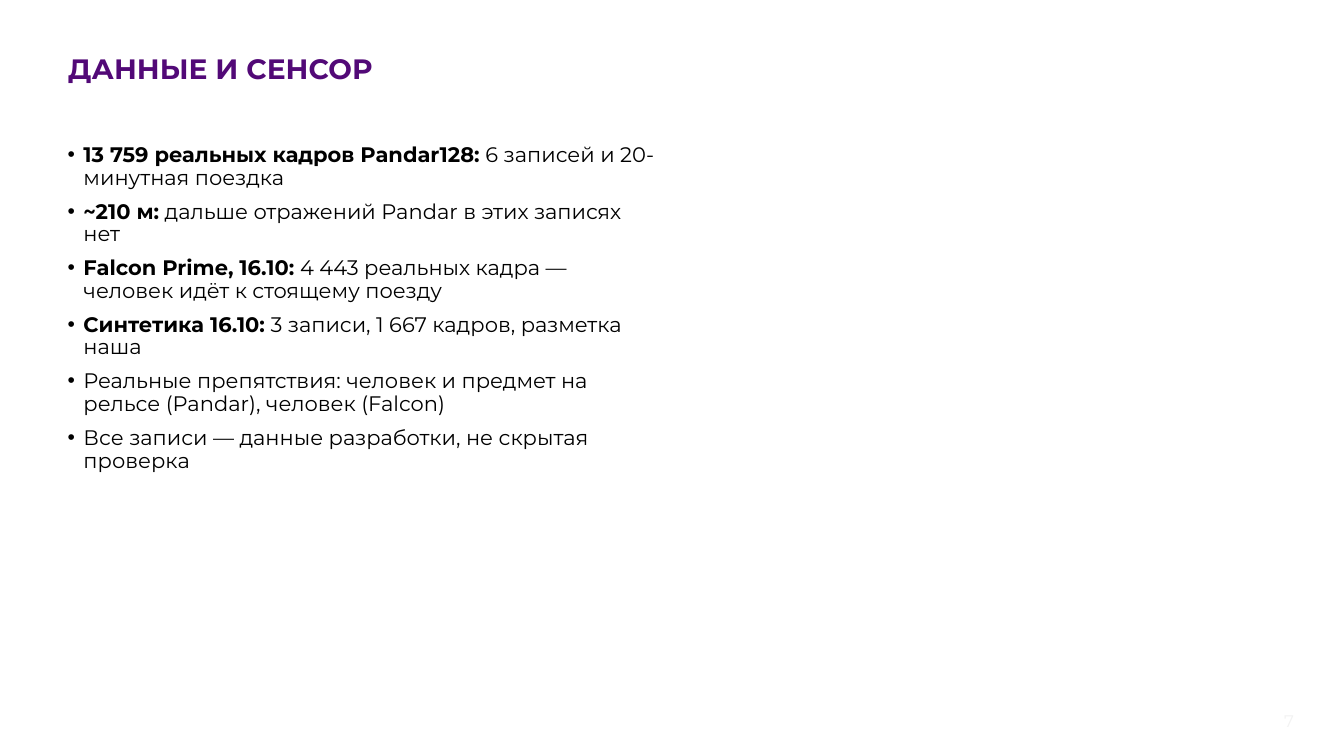
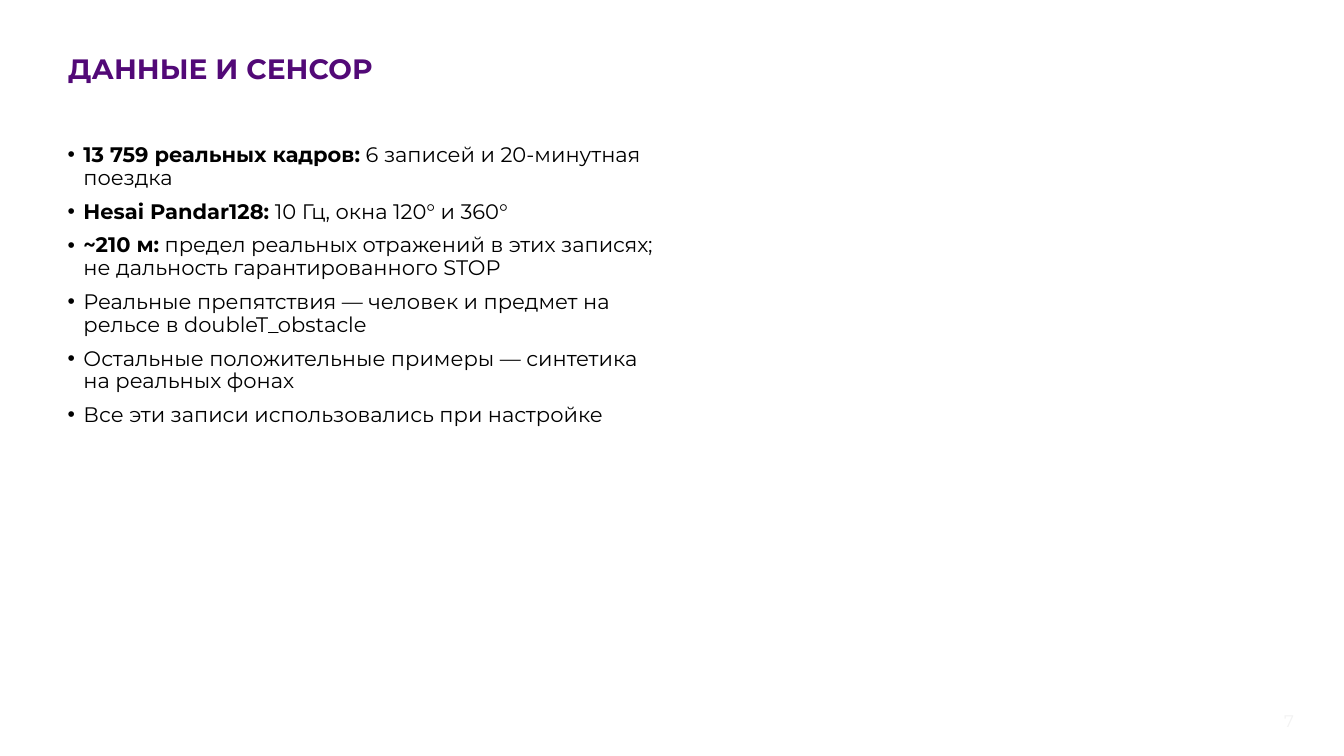
Before and after one commit to pmixay/ReSense, a slide deck: slide 7 of docs/presentation/ReSense_LCT2026.pptx. Drawn at 1344x756 pixels with LibreOffice and Linux fonts; fonts in the diff are those of the drawing; background and template pictures are left out. Boxes give left, top, right and bottom in pixels: in the first picture for what was removed or moved away, otherwise in the second. Text is boxed around its words. In the diff, an @@ line names an element or a change of style, - is before the commit and + after.

```diff
--- a/docs/presentation/ReSense_LCT2026.pptx
+++ b/docs/presentation/ReSense_LCT2026.pptx
@@ text at (83, 146, 652, 426): text changed @@
-• 13 759 реальных кадров Pandar128: 6 записей и 20-минутная поездка
-• ~210 м: дальше отражений Pandar в этих записях нет
-• Falcon Prime, 16.10: 4 443 реальных кадра — человек идёт к стоящему поезду
-• Синтетика 16.10: 3 записи, 1 667 кадров, разметка наша
-• Реальные препятствия: человек и предмет на рельсе (Pandar), человек (Falcon)
-• Все записи — данные разработки, не скрытая проверка
+• 13 759 реальных кадров: 6 записей и 20-минутная поездка
+• Hesai Pandar128: 10 Гц, окна 120° и 360°
+• ~210 м: предел реальных отражений в этих записях; не дальность гарантированного STOP
+• Реальные препятствия — человек и предмет на рельсе в doubleT_obstacle
+• Остальные положительные примеры — синтетика на реальных фонах
+• Все эти записи использовались при настройке
```
Also in this commit, not shown: 9 other slides changed, 31 other files.
